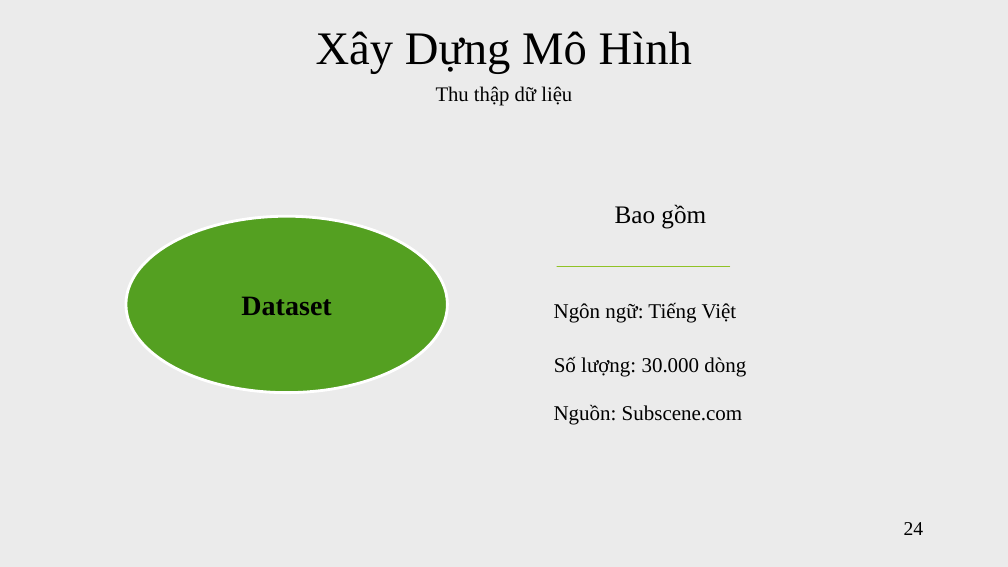
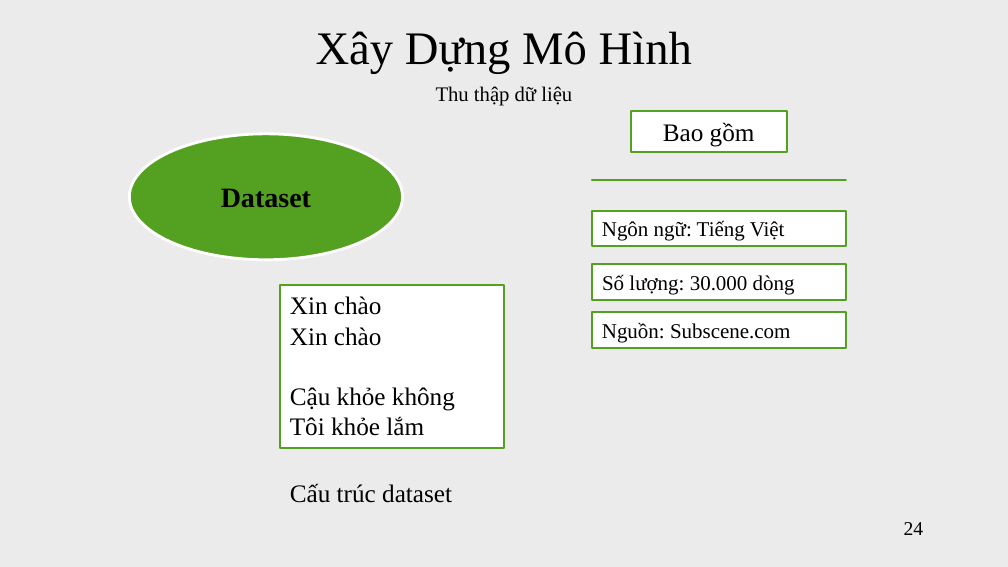
Before and after one commit to vanvibig/BaoCaoLuanVan, a slide deck: slide 24 of LVTN_Vi.pptx. Drawn at 1008x567 pixels with LibreOffice and Linux fonts; fonts in the diff are those of the drawing. Boxes give left, top, right and bottom in pixels: in the first picture for what was removed or moved away, otherwise in the second. Text is boxed around its words. In the diff, an @@ line names an element or a change of style, - is before the commit and + after.

```diff
--- a/LVTN_Vi.pptx
+++ b/LVTN_Vi.pptx
@@ ellipse "Dataset": place and size @@
-ellipse "Dataset" at (126, 217, 448, 393)
+ellipse "Dataset" at (129, 134, 402, 260)
@@ line moved from (557, 266) - (730, 266) to (592, 180) - (846, 180) @@
@@ line (592, 180) - (846, 180): stroke #90C226 1 pt to #54A021 1.5 pt @@
@@ 3 rectangles: place and size @@
-3 rectangles at (554, 204, 746, 376)
+3 rectangles at (592, 111, 846, 299)
@@ rectangle added at (280, 285, 504, 449), fill #FFFFFF, outline #54A021 1.5 pt, 18 pt, text #000000 @@
+Xin chào
+Xin chào
+Cậu khỏe không
+Tôi khỏe lắm
@@ fill none to #FFFFFF; outline none to #54A021 1.5 pt in 4 elements at (592, 264, 846, 299), (631, 111, 787, 151), (592, 211, 846, 246), (592, 312, 846, 348) @@
@@ rectangle "Nguồn: Subscene.com": place and size @@
-rectangle "Nguồn: Subscene.com" at (554, 404, 743, 424)
+rectangle "Nguồn: Subscene.com" at (592, 312, 846, 348)
@@ text added at (290, 483, 452, 503), 18 pt, text #000000 @@
+Cấu trúc dataset
```
Also in this commit, not shown: 9 other slides changed, 4 slides added, 1 slide removed, 2 other files.
